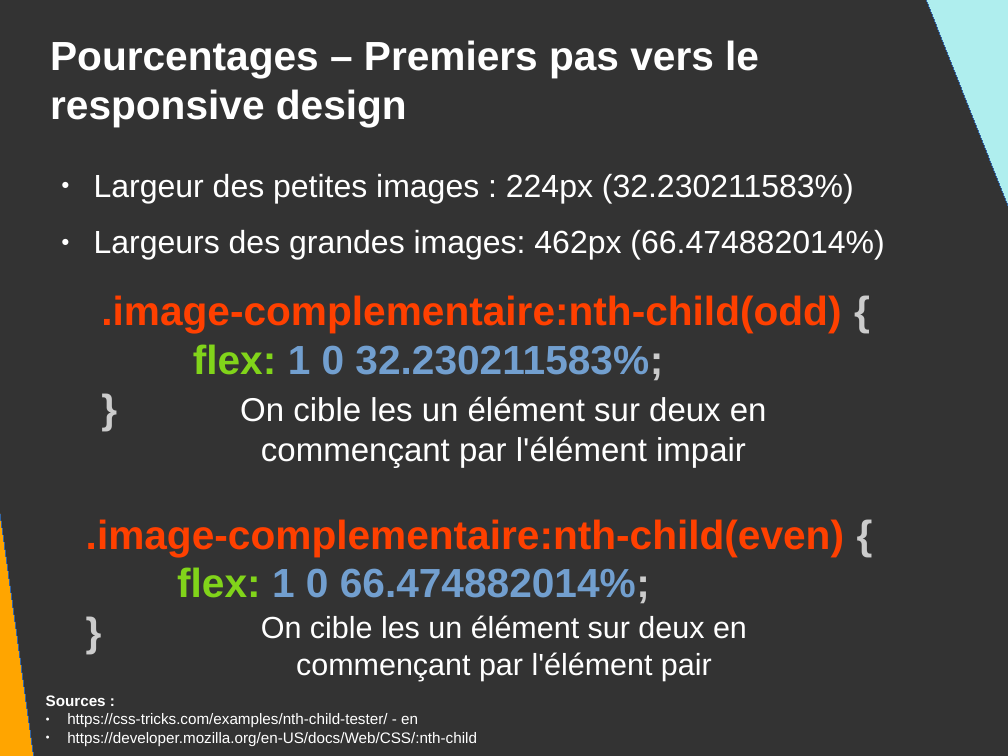
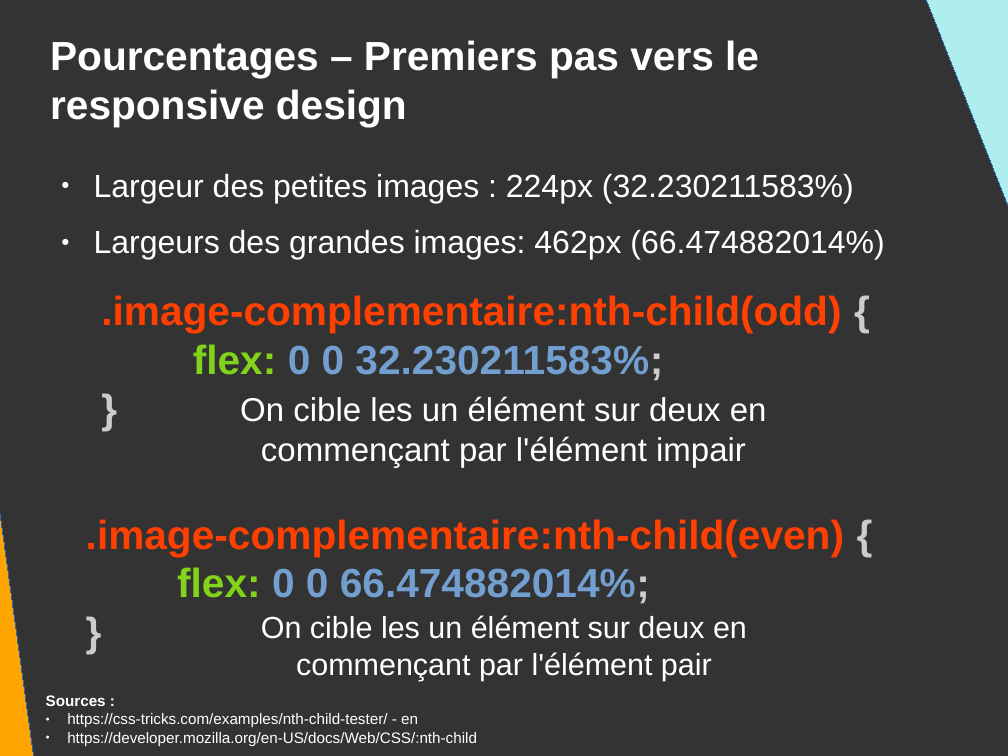
Before and after one commit to DanYellow/presentations, a slide deck: slide 137 of mmi/html/travaux-pratiques/numero-2/presentation.odp. Drawn at 1008x756 pixels with LibreOffice and Linux fonts; fonts in the diff are those of the drawing. Boxes give left, top, right and bottom in pixels: in the first picture for what was removed or moved away, otherwise in the second. Text is boxed around its words. In the diff, an @@ line names an element or a change of style, - is before the commit and + after.

```diff
--- a/mmi/html/travaux-pratiques/numero-2/presentation.odp
+++ b/mmi/html/travaux-pratiques/numero-2/presentation.odp
@@ text at bbox=[193, 344, 663, 381]: text changed @@
-flex: 1 0 32.230211583%;
+flex: 0 0 32.230211583%;
@@ text at bbox=[177, 567, 650, 604]: text changed @@
-flex: 1 0 66.474882014%;
+flex: 0 0 66.474882014%;
```
Also in this commit, not shown: 1 other slide changed, 7 other files.
